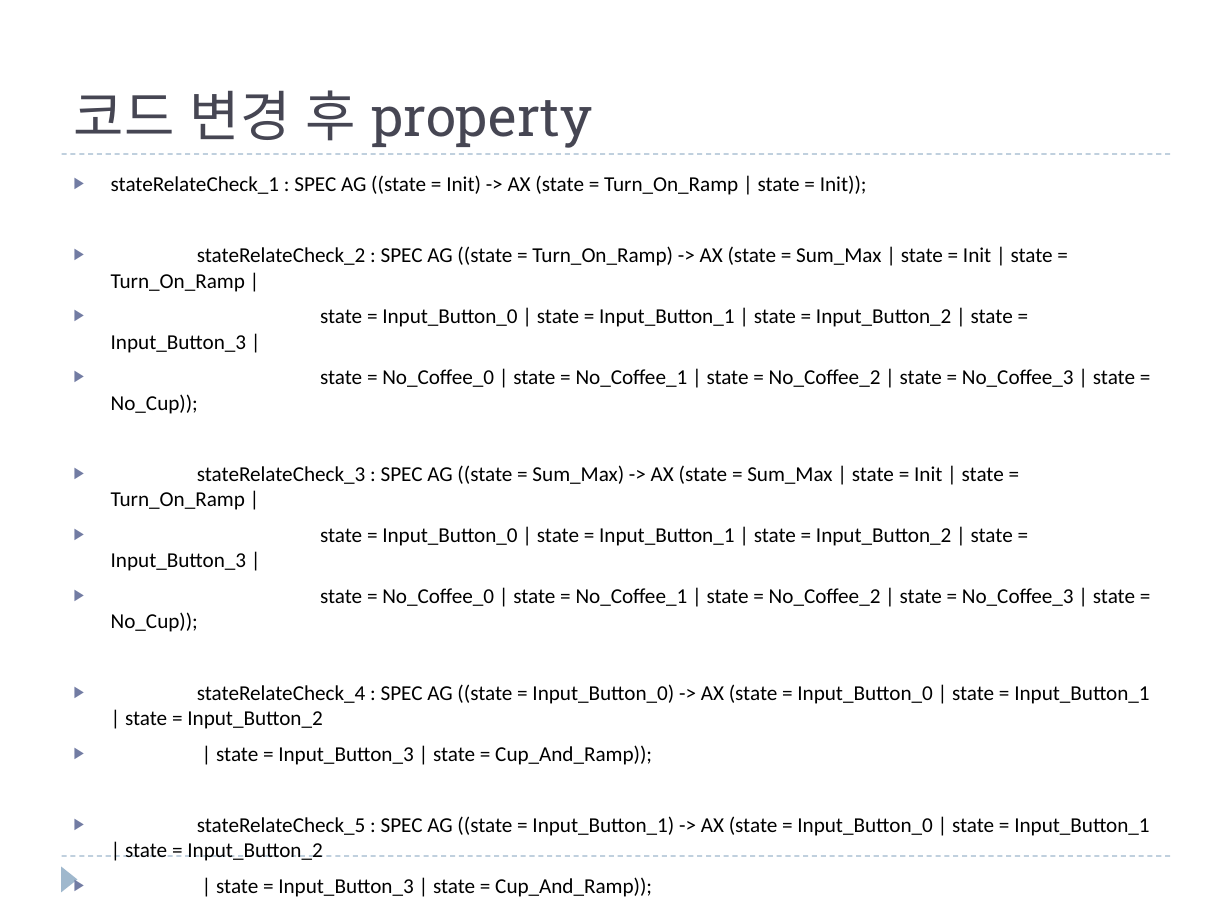
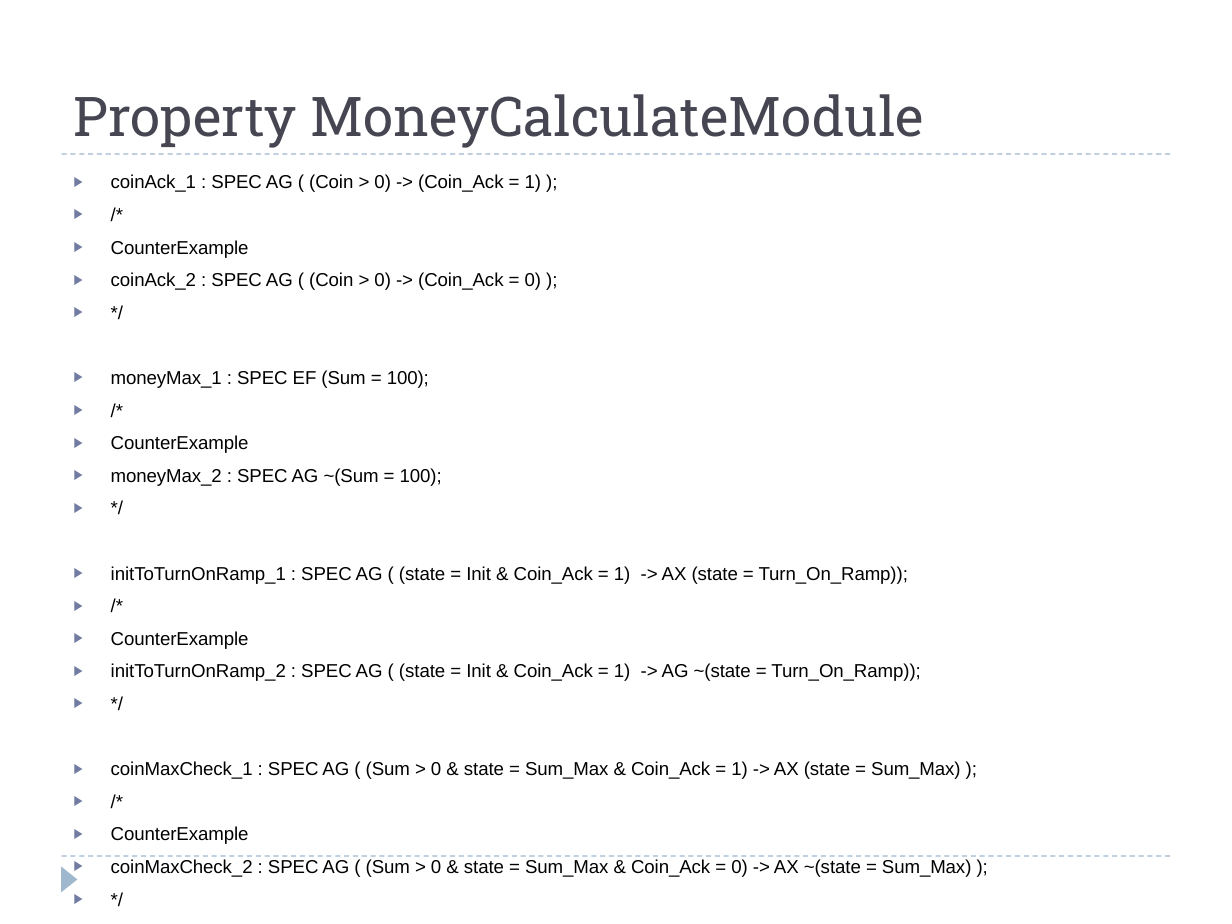
Before and after one commit to syjsmk/CoffeeMachineSMV, a slide deck: slide 11 of 고급 소프트웨어 공학 4th 서영주.pptx (slide 10 before the commit). Drawn at 1232x924 pixels with LibreOffice and Linux fonts; fonts in the diff are those of the drawing. Boxes give left, top, right and bottom in pixels: in the first picture for what was removed or moved away, otherwise in the second. Text is boxed around its words. In the diff, an @@ line names an element or a change of style, - is before the commit and + after.

Commit message:
modify ppt

```diff
--- a/고급 소프트웨어 공학 4th 서영주.pptx
+++ b/고급 소프트웨어 공학 4th 서영주.pptx
@@ title at [74, 94, 923, 148]: text changed @@
-코드 변경 후 property
+Property MoneyCalculateModule
@@ text at [111, 174, 971, 877]: text changed; size 12.3 to 10.8 pt; font Calibri to Arial @@
-▶ stateRelateCheck_1 : SPEC AG ((state = Init) -> AX (state = Turn_On_Ramp | state = Init));
-▶ stateRelateCheck_2 : SPEC AG ((state = Turn_On_Ramp) -> AX (state = Sum_Max | state = Init | state = Turn_On_Ramp |
-▶ state = Input_Button_0 | state = Input_Button_1 | state = Input_Button_2 | state = Input_Button_3 |
-▶ state = No_Coffee_0 | state = No_Coffee_1 | state = No_Coffee_2 | state = No_Coffee_3 | state = No_Cup));
-▶ stateRelateCheck_3 : SPEC AG ((state = Sum_Max) -> AX (state = Sum_Max | state = Init | state = Turn_On_Ramp |
-▶ state = Input_Button_0 | state = Input_Button_1 | state = Input_Button_2 | state = Input_Button_3 |
-▶ state = No_Coffee_0 | state = No_Coffee_1 | state = No_Coffee_2 | state = No_Coffee_3 | state = No_Cup));
-▶ stateRelateCheck_4 : SPEC AG ((state = Input_Button_0) -> AX (state = Input_Button_0 | state = Input_Button_1 | state = Input_Button_2
-▶ | state = Input_Button_3 | state = Cup_And_Ramp));
-▶ stateRelateCheck_5 : SPEC AG ((state = Input_Button_1) -> AX (state = Input_Button_0 | state = Input_Button_1 | state = Input_Button_2
-▶ | state = Input_Button_3 | state = Cup_And_Ramp));
+▶ coinAck_1 : SPEC AG ( (Coin > 0) -> (Coin_Ack = 1) );
+▶ /*
+▶ CounterExample
+▶ coinAck_2 : SPEC AG ( (Coin > 0) -> (Coin_Ack = 0) );
+▶ */
+▶ moneyMax_1 : SPEC EF (Sum = 100);
+▶ /*
+▶ CounterExample
+▶ moneyMax_2 : SPEC AG ~(Sum = 100);
+▶ */
+▶ initToTurnOnRamp_1 : SPEC AG ( (state = Init & Coin_Ack = 1) -> AX (state = Turn_On_Ramp));
+▶ /*
+▶ CounterExample
+▶ initToTurnOnRamp_2 : SPEC AG ( (state = Init & Coin_Ack = 1) -> AG ~(state = Turn_On_Ramp));
+▶ */
+▶ coinMaxCheck_1 : SPEC AG ( (Sum > 0 & state = Sum_Max & Coin_Ack = 1) -> AX (state = Sum_Max) );
+▶ /*
+▶ CounterExample
+▶ coinMaxCheck_2 : SPEC AG ( (Sum > 0 & state = Sum_Max & Coin_Ack = 0) -> AX ~(state = Sum_Max) );
+▶ */
```
Also in this commit, not shown: 6 other slides changed, 4 slides added, 6 slides removed.
